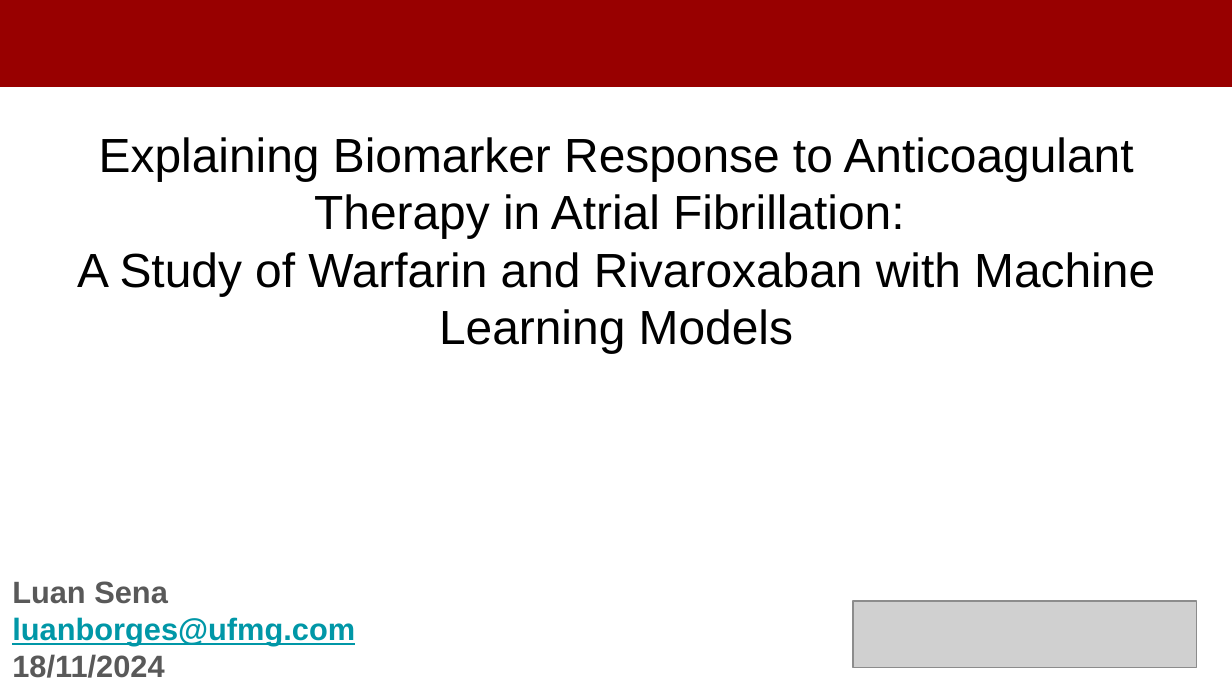
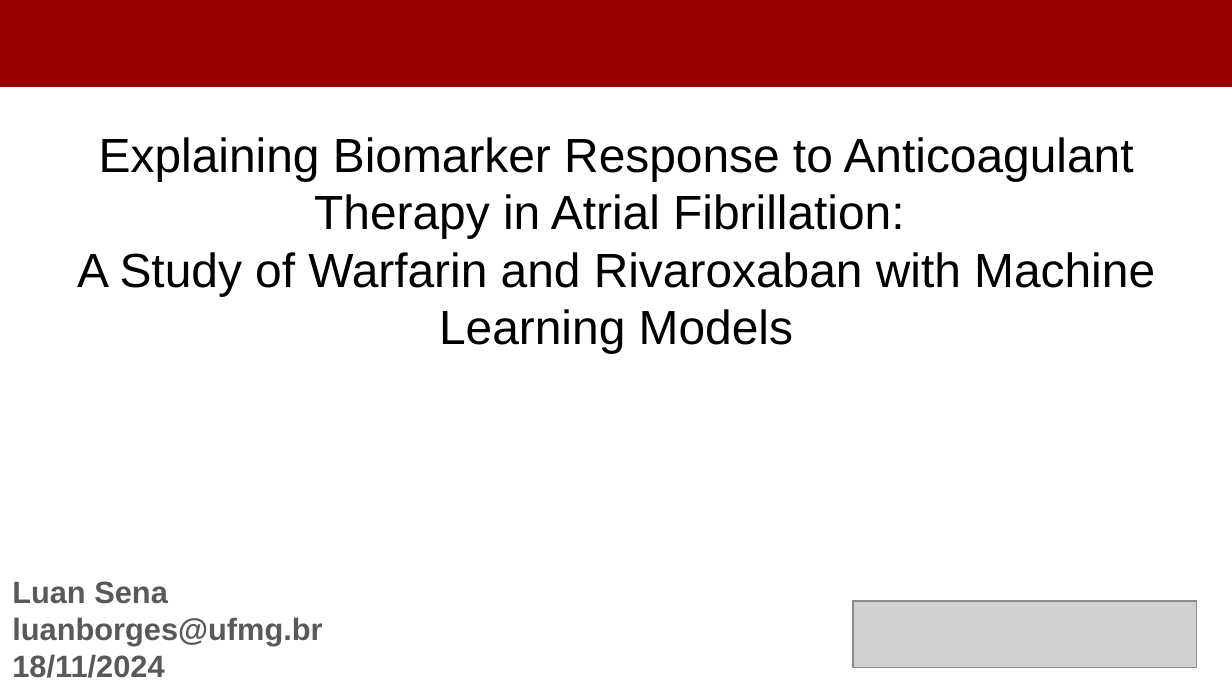
Before and after one commit to LuanBrt/BracisPresentation, a slide deck: slide 1 of ApresentacaoBRACIS.pptx. Drawn at 1232x693 pixels with LibreOffice and Linux fonts; fonts in the diff are those of the drawing; grey boxes stand for pictures. Boxes give left, top, right and bottom in pixels: in the first picture for what was removed or moved away, otherwise in the second. Text is boxed around its words. In the diff, an @@ line names an element or a change of style, - is before the commit and + after.

```diff
--- a/ApresentacaoBRACIS.pptx
+++ b/ApresentacaoBRACIS.pptx
@@ text at box(12, 617, 322, 646): text changed; text colour #0097A7 to #595959 @@
-luanborges@ufmg.com
+luanborges@ufmg.br
```
Also in this commit, not shown: 1 other file.
